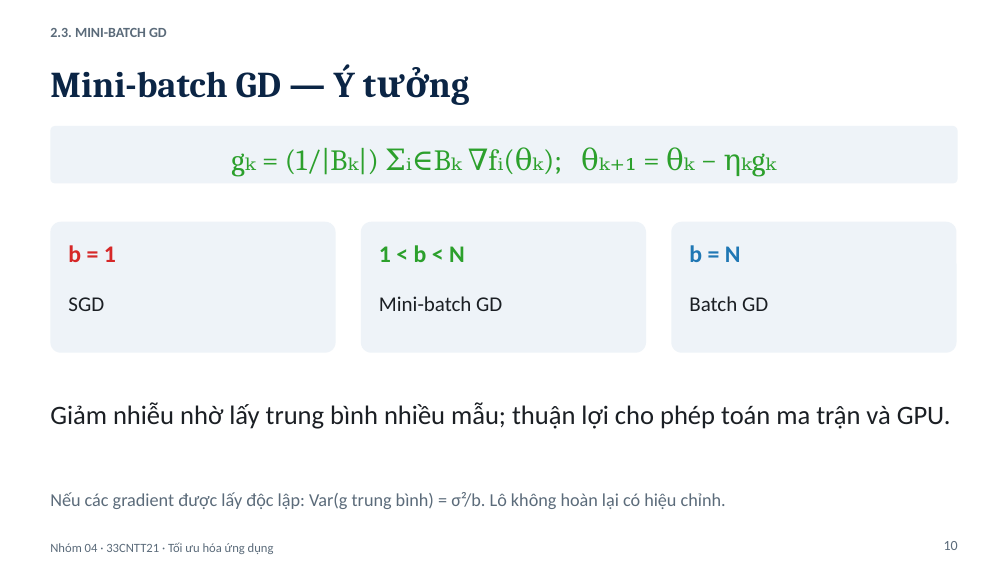
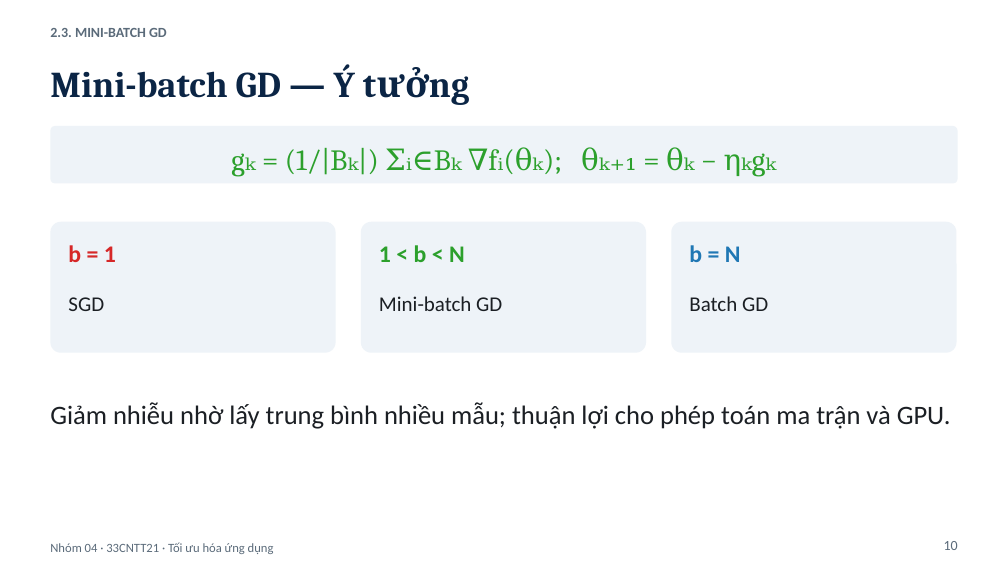
Before and after one commit to OceanPham/BTL_FirstOrderMethods, a slide deck: slide 10 of Slide_PhuongPhapToiUuBacMot.pptx. Drawn at 1008x567 pixels with LibreOffice and Linux fonts; fonts in the diff are those of the drawing. Boxes give left, top, right and bottom in pixels: in the first picture for what was removed or moved away, otherwise in the second. Text is boxed around its words. In the diff, an @@ line names an element or a change of style, - is before the commit and + after.

```diff
--- a/Slide_PhuongPhapToiUuBacMot.pptx
+++ b/Slide_PhuongPhapToiUuBacMot.pptx
@@ text removed at (50, 492, 726, 509) @@
-Nếu các gradient được lấy độc lập: Var(g trung bình) = σ²/b. Lô không hoàn lại có hiệu chỉnh.
```
Also in this commit, not shown: 5 other slides changed, 1 slide added.
